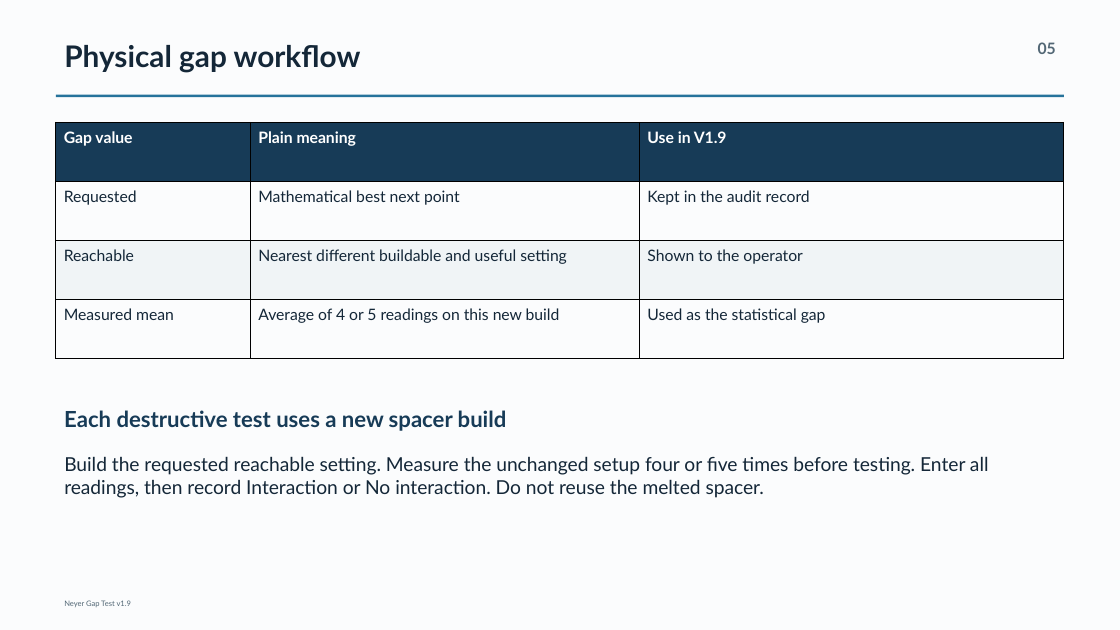
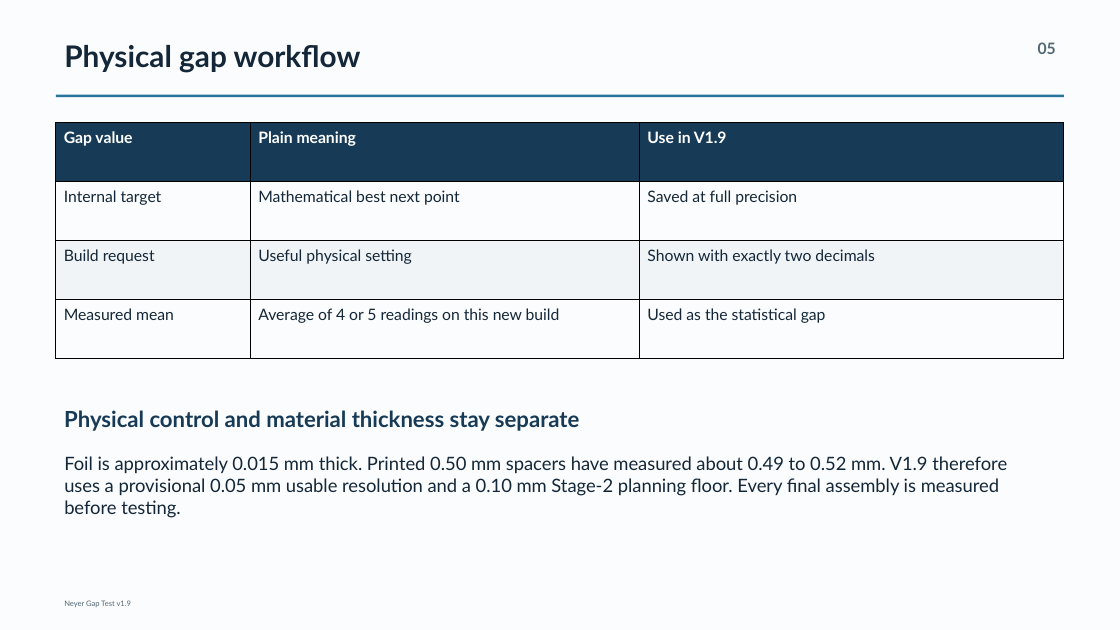
Before and after one commit to xCloudy75z/CHATGPT-Neyer, a slide deck: slide 5 of delivery/Neyer_Gap_Test_v1_9_Presentation.pptx. Drawn at 1120x630 pixels with LibreOffice and Linux fonts; fonts in the diff are those of the drawing. Boxes give left, top, right and bottom in pixels: in the first picture for what was removed or moved away, otherwise in the second. Text is boxed around its words. In the diff, an @@ line names an element or a change of style, - is before the commit and + after.

Commit message:
Finalize physical gap rules and v1.9 delivery

```diff
--- a/delivery/Neyer_Gap_Test_v1_9_Presentation.pptx
+++ b/delivery/Neyer_Gap_Test_v1_9_Presentation.pptx
@@ table at (56,123,1065,359) @@
-row 2, column 1: Requested
+row 2, column 1: Internal target
-row 2, column 3: Kept in the audit record
+row 2, column 3: Saved at full precision
-row 3: Reachable | Nearest different buildable and useful setting | Shown to the operator
+row 3: Build request | Useful physical setting | Shown with exactly two decimals
@@ text at (64,410,579,431): text changed @@
-Each destructive test uses a new spacer build
+Physical control and material thickness stay separate
@@ text at (64,456,1007,518): text changed; size 16.5 to 15.8 pt @@
-Build the requested reachable setting. Measure the unchanged setup four or five times before testing. Enter all readings, then record Interaction or No interaction. Do not reuse the melted spacer.
+Foil is approximately 0.015 mm thick. Printed 0.50 mm spacers have measured about 0.49 to 0.52 mm. V1.9 therefore uses a provisional 0.05 mm usable resolution and a 0.10 mm Stage-2 planning floor. Every final assembly is measured before testing.
```
Also in this commit, not shown: 6 other slides changed, 27 other files.
